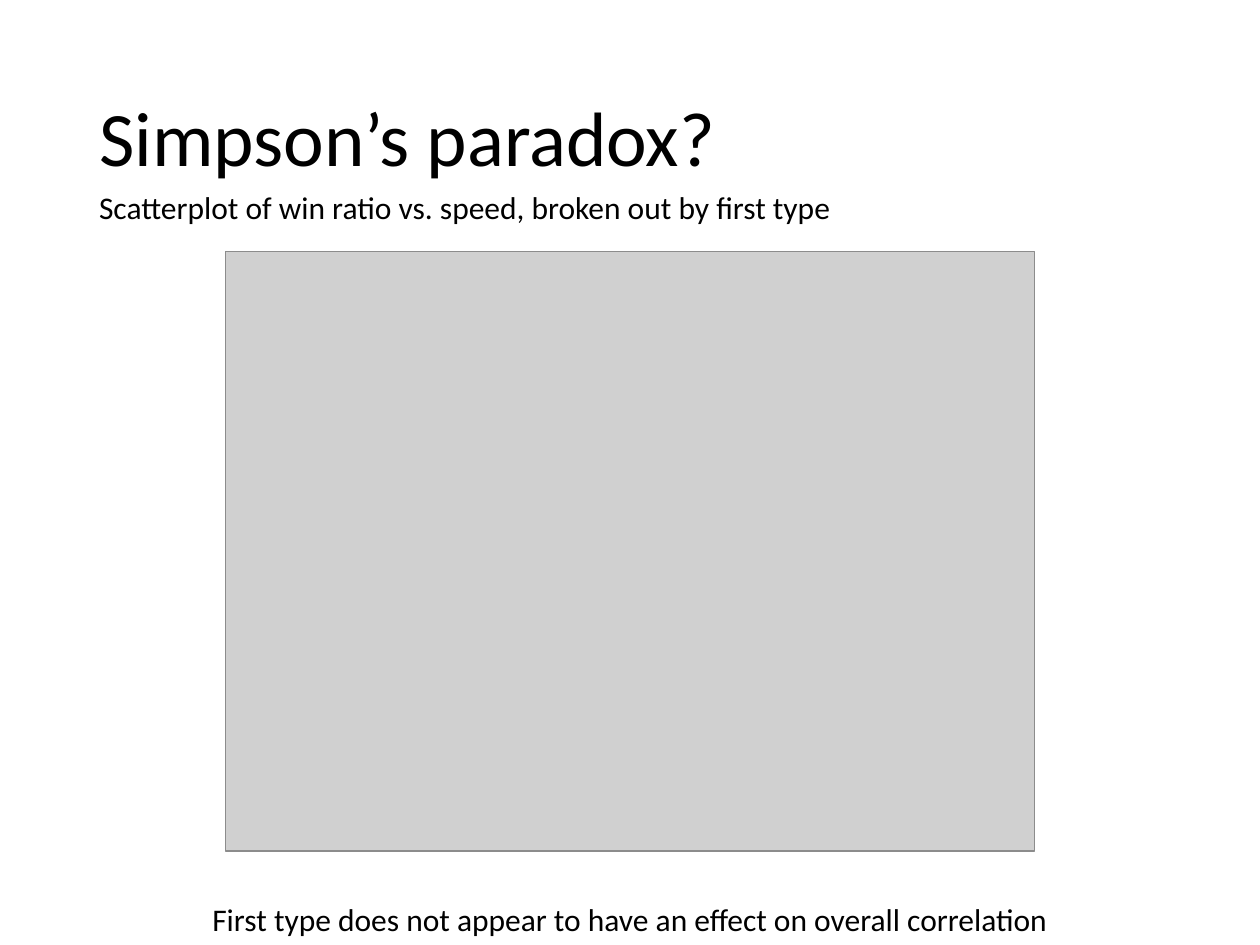
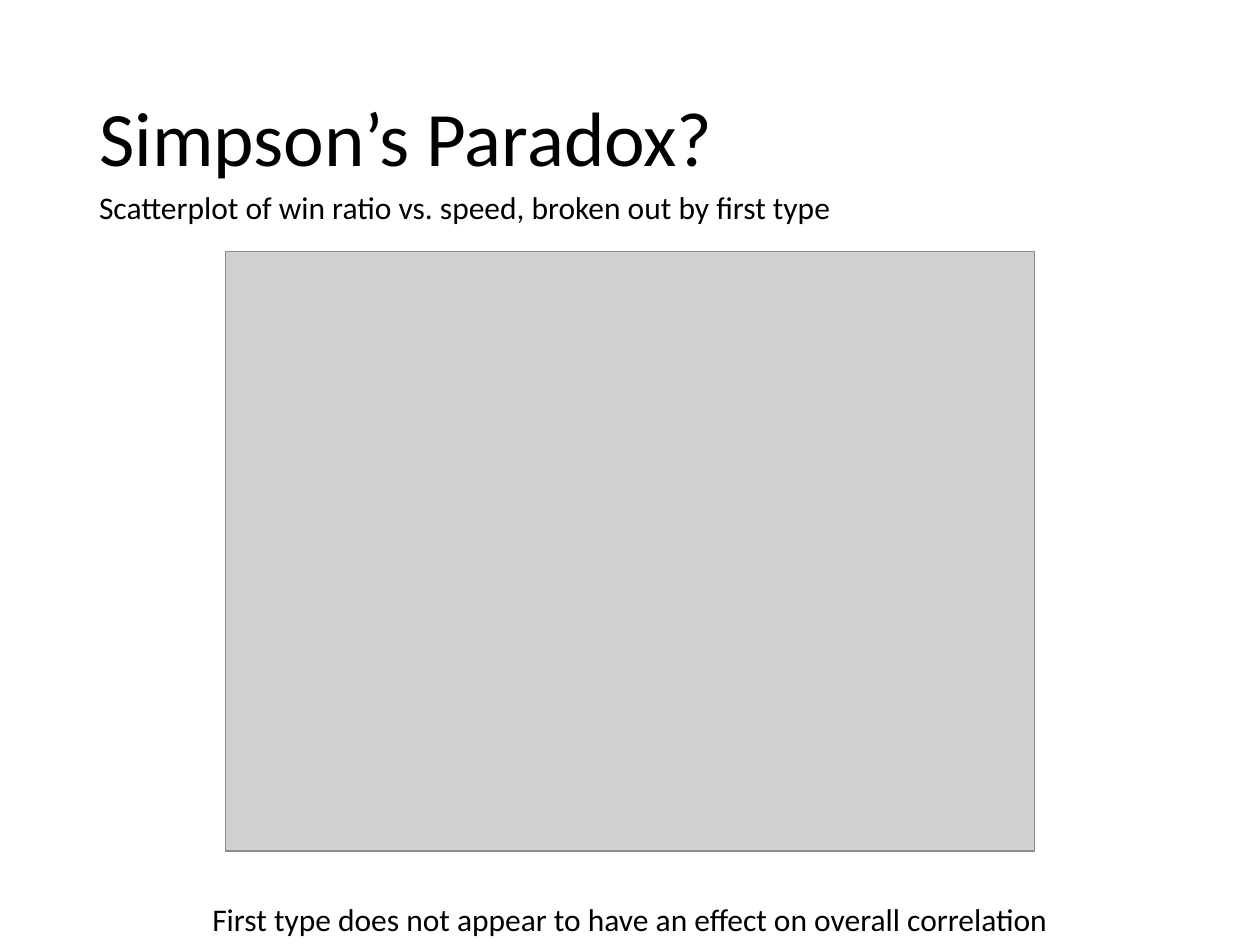
Before and after one commit to wwarriner/pokemon_battles, a slide deck: slide 20 of summary.pptx (slide 15 before the commit). Drawn at 1260x945 pixels with LibreOffice and Linux fonts; fonts in the diff are those of the drawing; grey boxes stand for pictures. Boxes give left, top, right and bottom in pixels: in the first picture for what was removed or moved away, otherwise in the second. Text is boxed around its words. In the diff, an @@ line names an element or a change of style, - is before the commit and + after.

```diff
--- a/summary.pptx
+++ b/summary.pptx
@@ title at [99, 112, 713, 179]: text changed @@
-Simpson’s paradox?
+Simpson’s Paradox?
```
Also in this commit, not shown: 12 other slides changed, 8 slides added, 3 slides removed, 9 other files.
